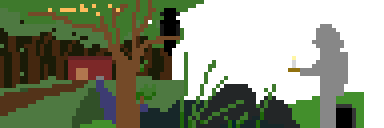
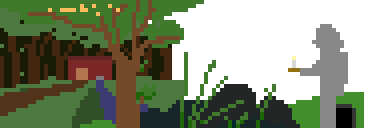
Layered file, before and after one edit (384 × 128). Changes by layer:
hid ">crow_blinkleft" over [160, 8, 180, 56]
hid ">crow_left" over [160, 8, 180, 56]
hid ">crow_blinkright" over [160, 8, 180, 56]
hid ">crow_right" over [160, 8, 180, 56]
renamed "character" to "foreground2", painted on it over [160, 24, 180, 56]
